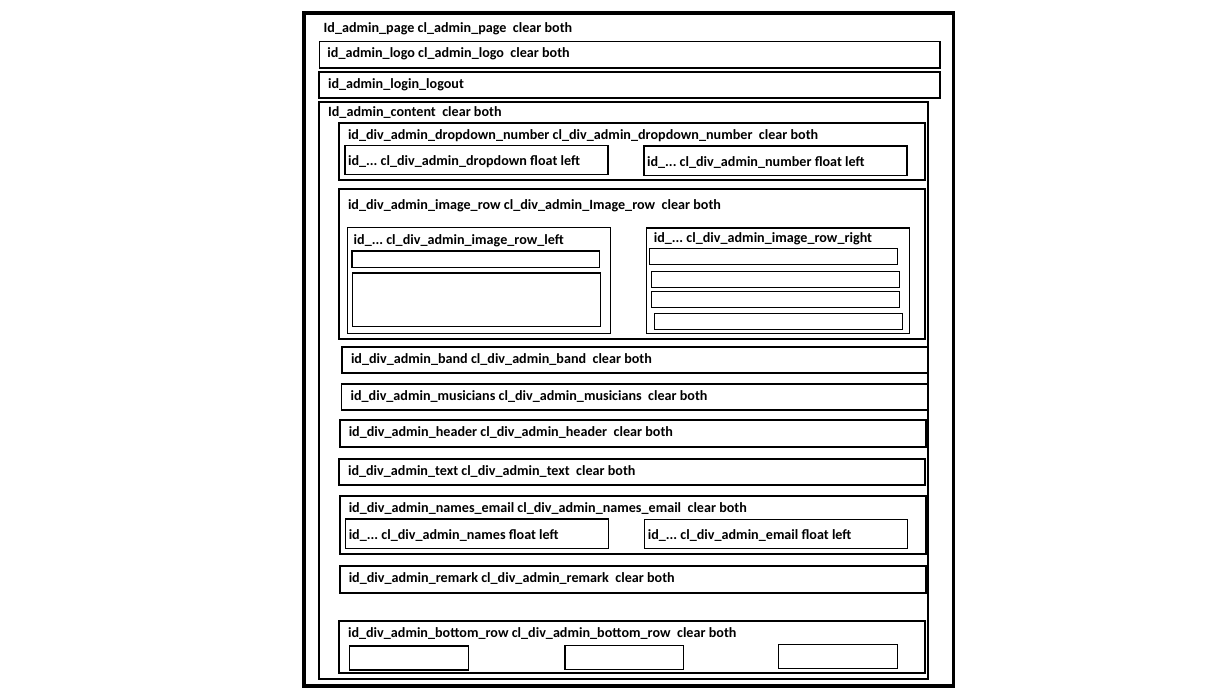
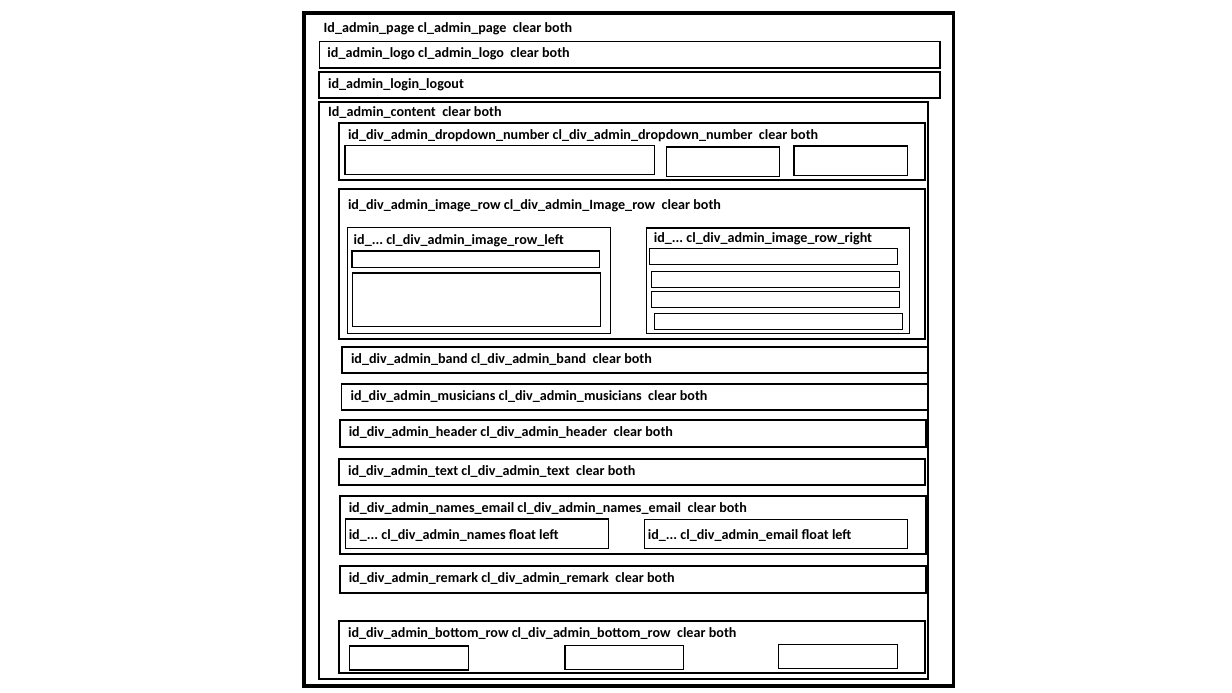
Before and after one commit to JazzLiveAarau/WwwGuestbook, a slide deck: slide 2 of Description/JazzGuestsAdmin.pptx. Drawn at 1232x693 pixels with LibreOffice and Linux fonts; fonts in the diff are those of the drawing. Boxes give left, top, right and bottom in pixels: in the first picture for what was removed or moved away, otherwise in the second. Text is boxed around its words. In the diff, an @@ line names an element or a change of style, - is before the commit and + after.

```diff
--- a/Description/JazzGuestsAdmin.pptx
+++ b/Description/JazzGuestsAdmin.pptx
@@ rectangle resized from (x1=345, y1=145, x2=608, y2=175) to (x1=345, y1=145, x2=654, y2=175) @@
@@ rectangle added at (x1=666, y1=147, x2=780, y2=177), outline #000000 1 pt @@
@@ rectangle resized from (x1=644, y1=146, x2=908, y2=176) to (x1=794, y1=146, x2=908, y2=176) @@
@@ text removed at (x1=348, y1=155, x2=580, y2=168) @@
-id_... cl_div_admin_dropdown float left
@@ text removed at (x1=647, y1=156, x2=864, y2=168) @@
-id_... cl_div_admin_number float left
```
Also in this commit, not shown: 2 other slides changed, 4 other files.
